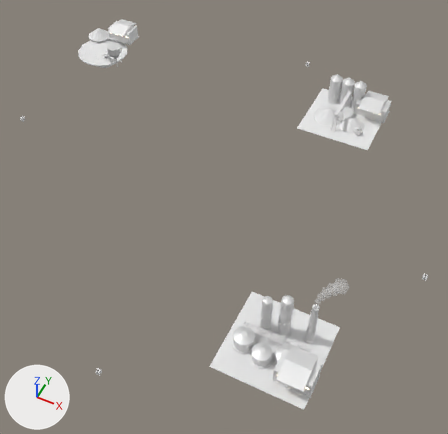
Before and after pictures for a commit that changed the FBX model Assets/Art/KayseriIsland/Models/Iron/Phase3/Sites_P3.fbx.
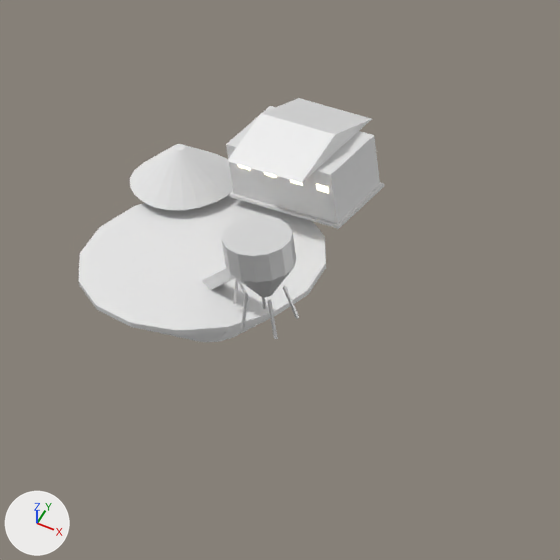
The first picture shows the older version from a 50 mm lens placed at (154.0, -265.0, 296.0), pointed at (39.0, -35.0, 8.0). The close-ups show the older and then the newer version on the part from 14% to 39% of the width and 0% to 26% of the height of that picture. Only the edits that show in the close-ups are written down. Lighting does not change. The marker at lower left points along +X, +Y and +Z. Where no turn or scale is listed for an object, it has been applied to the vertices. Vertices at exactly the same position are counted once.

The first close-up shows 'Site.Quarry.Benches', 'Site.Quarry.Heap', 'Site.Quarry.Hopper', 'Site.Quarry.Shed' and 1 more.
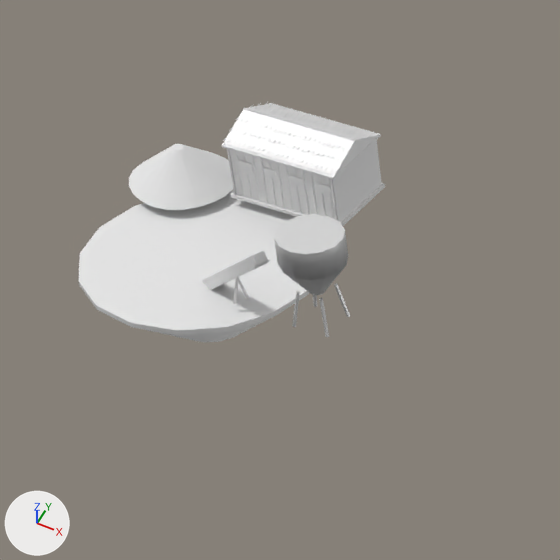
Changed parts and their boxes (x1, y1, x2, y2) in the close-ups (560 x 560 px):
'Site.Quarry.Shed', reshaped, moved
    before: (226, 98, 384, 229)
    after: (221, 102, 386, 226)
'Site.Quarry.Hopper', moved
    before: (222, 216, 299, 339)
    after: (274, 214, 350, 337)
'Site.Quarry.Heap', moved
    before: (130, 144, 233, 210)
    after: (129, 144, 233, 210)
part 1 of me_site_quarry_shed_001, rebuilt (8% wider, 14% shorter)
    before: (227, 98, 372, 183)
    after: (222, 104, 379, 177)
part 2 of me_site_quarry_shed_001, added
    after: (221, 103, 382, 220)

Edits to the bpy script that builds the scene:
```text
Change me_site_quarry_shed_001:
    used by ob_site_quarry_shed; location = (-122.0, 102.0, 12.4)
    remove me_site_quarry_shed_001.from_pydata(...)  # 78 vertices, 116 faces; spans x -10.5..10.5, y -10.6..10.6, z 0.0..12.4
    add me_site_quarry_shed_001.from_pydata(...)  # 1726 vertices, 2588 faces; spans x -10.7..10.7, y -7.2..7.2, z 0.0..12.5
    me_site_quarry_shed_001 part 1: the loose piece of 6 vertices spanning x -7.1..7.1, y -10.6..10.6, z 9.5..12.4 is rebuilt with 6 vertices and now spans x -10.6..10.6, y -7.1..7.1, z 9.5..12.4
    me_site_quarry_shed_001 part 2: 1408 vertices added at x -10.7..10.7, y -7.2..7.2, z 0.5..12.5
    other edits to the shape of me_site_quarry_shed_001 do not show in these pictures
    add me_site_quarry_shed_001.materials.append(mat_steel)  # white #e7e7e7
Change ob_site_quarry_heap:
    ob_site_quarry_heap.location: (-142.0, 96.0, 12.4) -> (-142.2, 96.0, 12.4)
Change ob_site_quarry_hopper:
    ob_site_quarry_hopper.location: (-107.0, 68.0, 12.4) -> (-100.1, 72.0, 12.4)
Change ob_site_quarry_shed:
    ob_site_quarry_shed.location: (-122.0, 102.0, 12.4) -> (-121.8, 102.0, 12.4)
```
